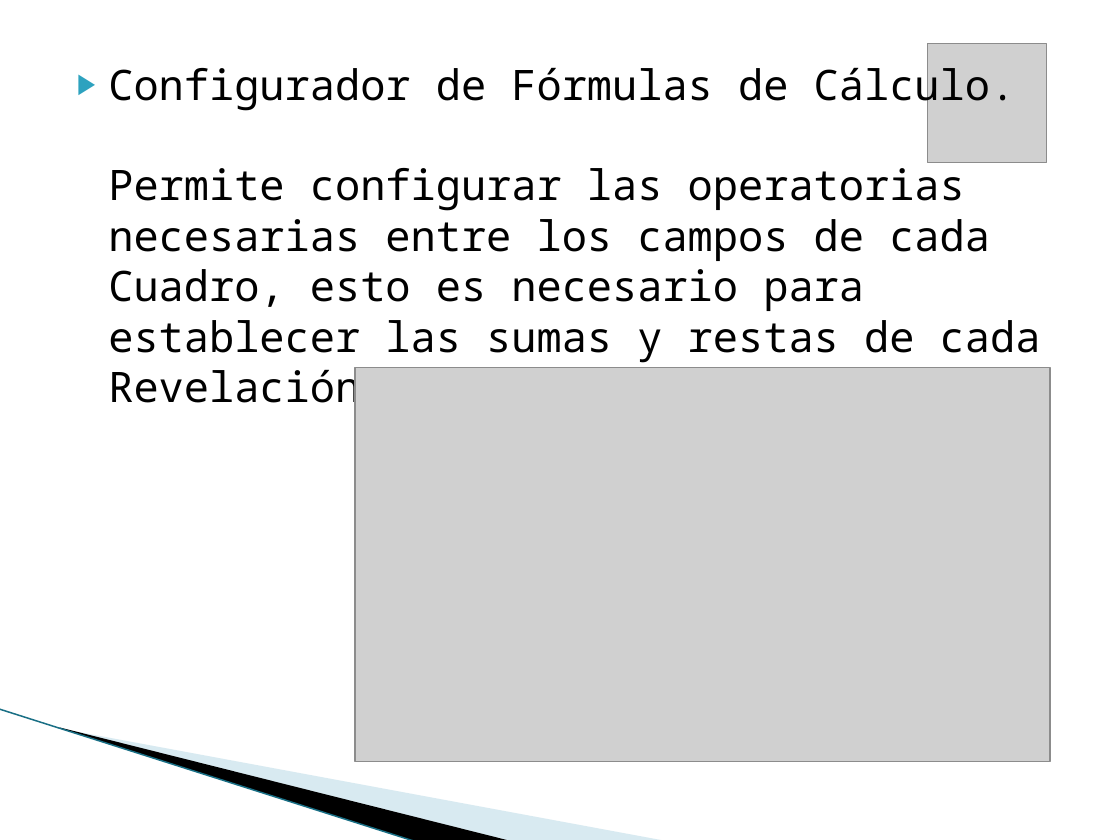
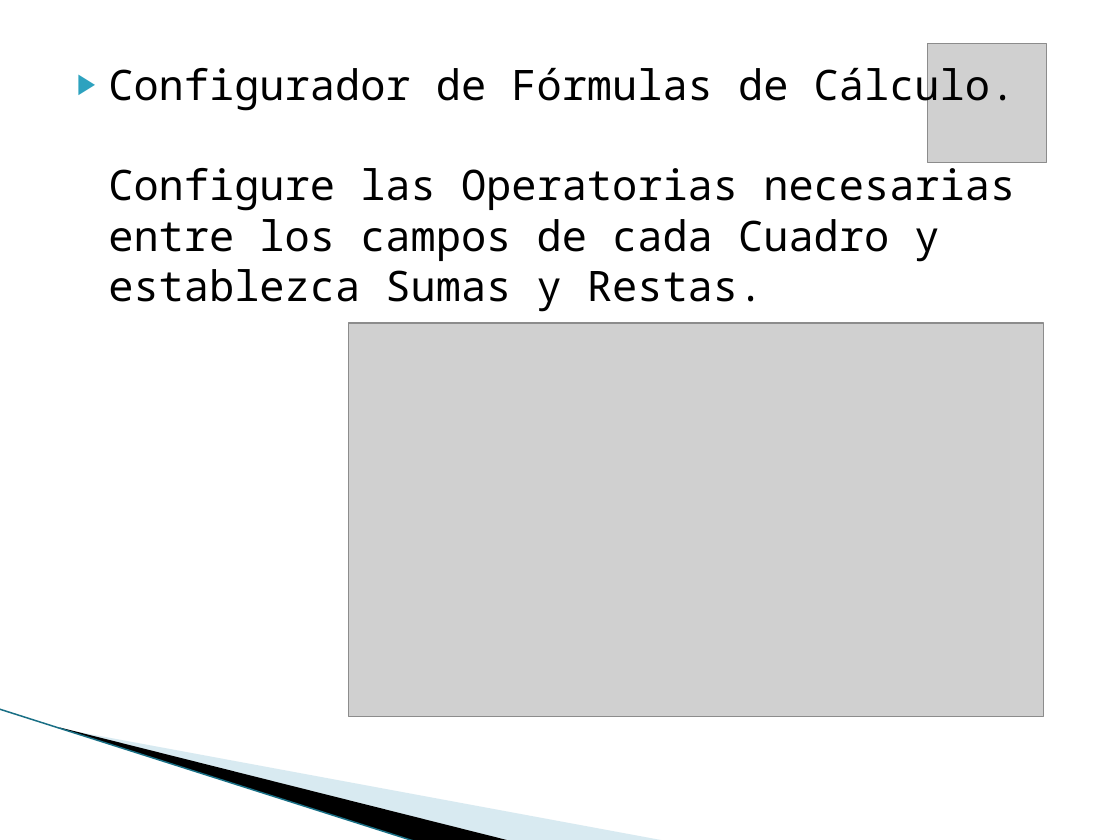
Before and after one commit to vicky1404/rev-ii, a slide deck: slide 12 of docs/comercial/brochure.pptx. Drawn at 1120x840 pixels with LibreOffice and Linux fonts; fonts in the diff are those of the drawing; grey boxes stand for pictures; background and template pictures are left out. Boxes give left, top, right and bottom in pixels: in the first picture for what was removed or moved away, otherwise in the second. Text is boxed around its words. In the diff, an @@ line names an element or a change of style, - is before the commit and + after.

```diff
--- a/docs/comercial/brochure.pptx
+++ b/docs/comercial/brochure.pptx
@@ text at bbox=[108, 60, 1016, 312]: text changed @@
-▶ Configurador de Fórmulas de Cálculo.
-  Permite configurar las operatorias necesarias entre los campos de cada Cuadro, esto es necesario para establecer las sumas y restas de cada Revelación.
+▶ Configurador de Fórmulas de Cálculo.
+  Configure las Operatorias necesarias entre los campos de cada Cuadro y establezca Sumas y Restas.
@@ picture: place and size @@
-picture at bbox=[355, 367, 1051, 762]
+picture at bbox=[348, 323, 1044, 717]
```
Also in this commit, not shown: 8 other slides changed.
